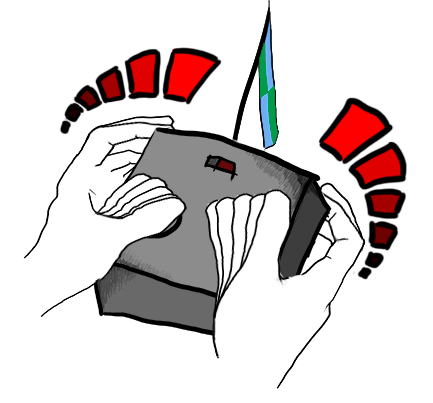
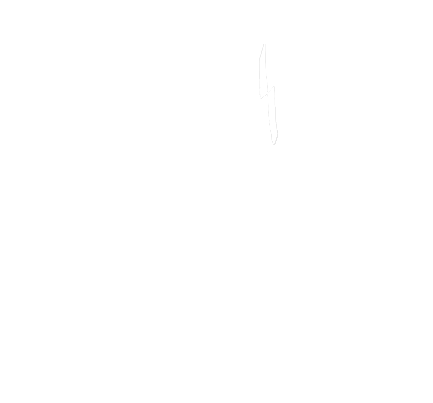
Layers edited between the first and the second 433x403 image:
added layer "FlagWhitePart" above "Group 1" over [259, 44, 278, 145]
hid group "Group 1" (13 layers) over [59, 46, 408, 280]
hid group "Thumbs" (10 layers) over [87, 123, 292, 326]
hid "flag green", painted on it over [213, 0, 279, 150]
hid "flag red" over [213, 0, 279, 150]
hid "Layer 0" (2nd of 2) over [23, 115, 365, 389]
hid group "Fingers" (4 layers) over [72, 115, 366, 275]
